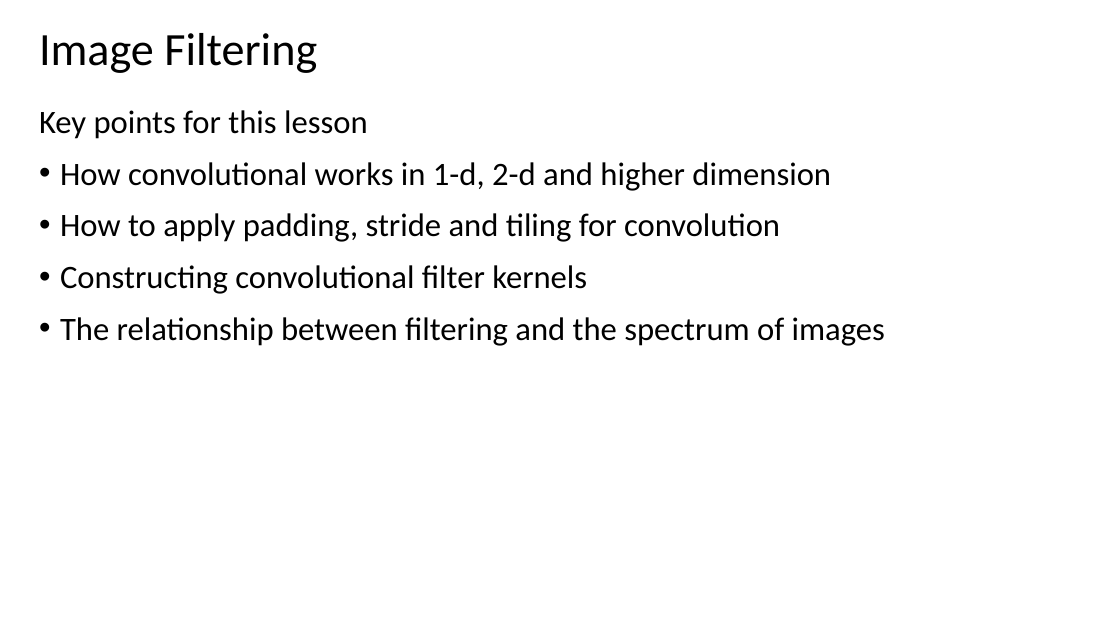
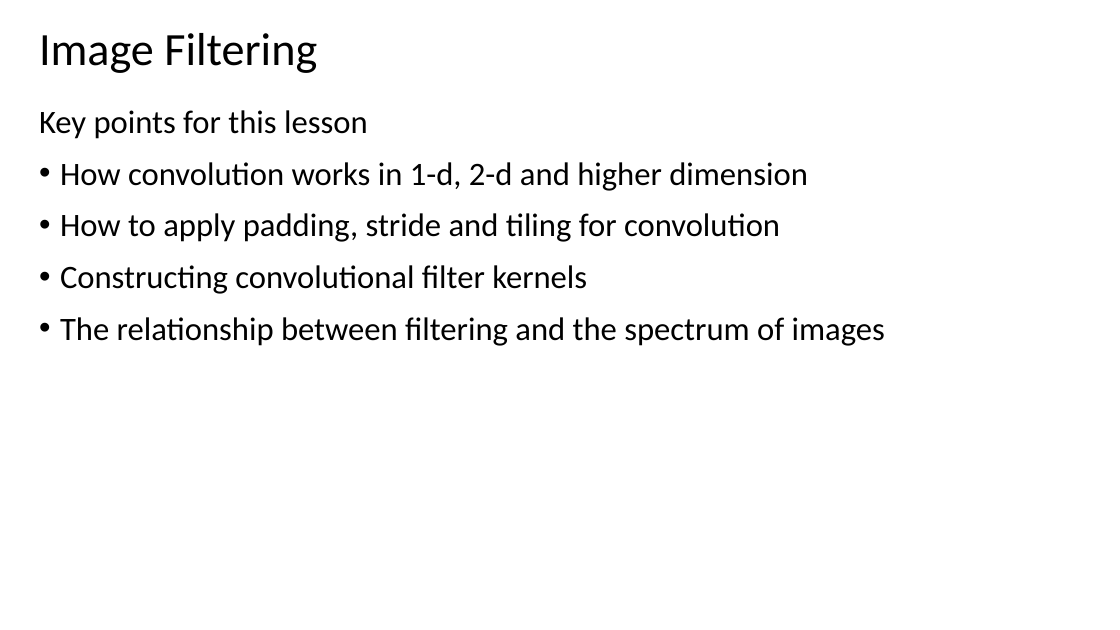
Before and after one commit to StephenElston/CSCI-E25, a slide deck: slide 3 of Slides/2_ConvolutionFilterig.pptx. Drawn at 1120x630 pixels with LibreOffice and Linux fonts; fonts in the diff are those of the drawing. Boxes give left, top, right and bottom in pixels: in the first picture for what was removed or moved away, otherwise in the second. Text is boxed around its words. In the diff, an @@ line names an element or a change of style, - is before the commit and + after.

```diff
--- a/Slides/2_ConvolutionFilterig.pptx
+++ b/Slides/2_ConvolutionFilterig.pptx
@@ text at box(60, 162, 808, 191): text changed @@
-• How convolutional works in 1-d, 2-d and higher dimension
+• How convolution works in 1-d, 2-d and higher dimension
```
Also in this commit, not shown: 9 other slides changed.
